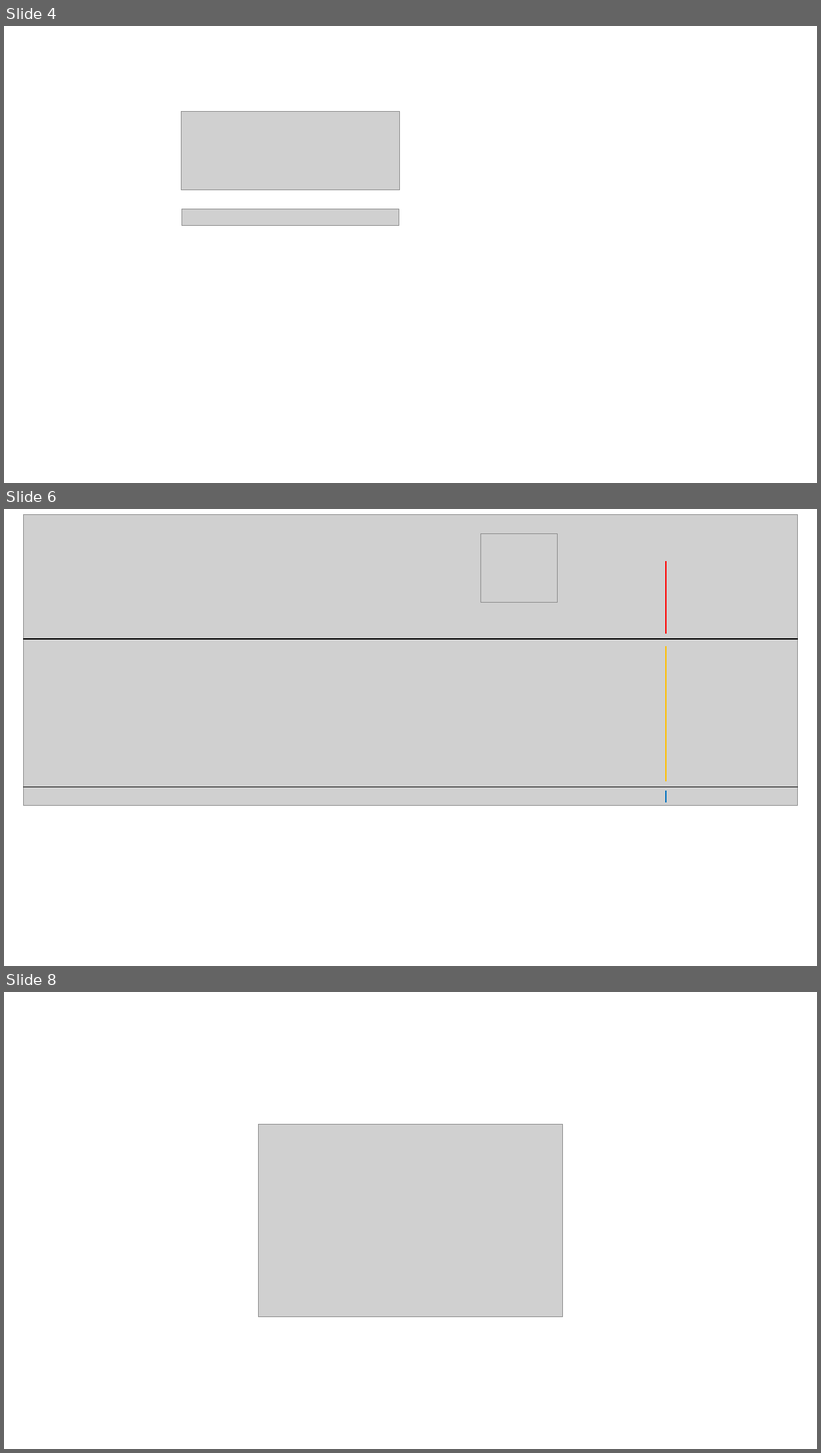
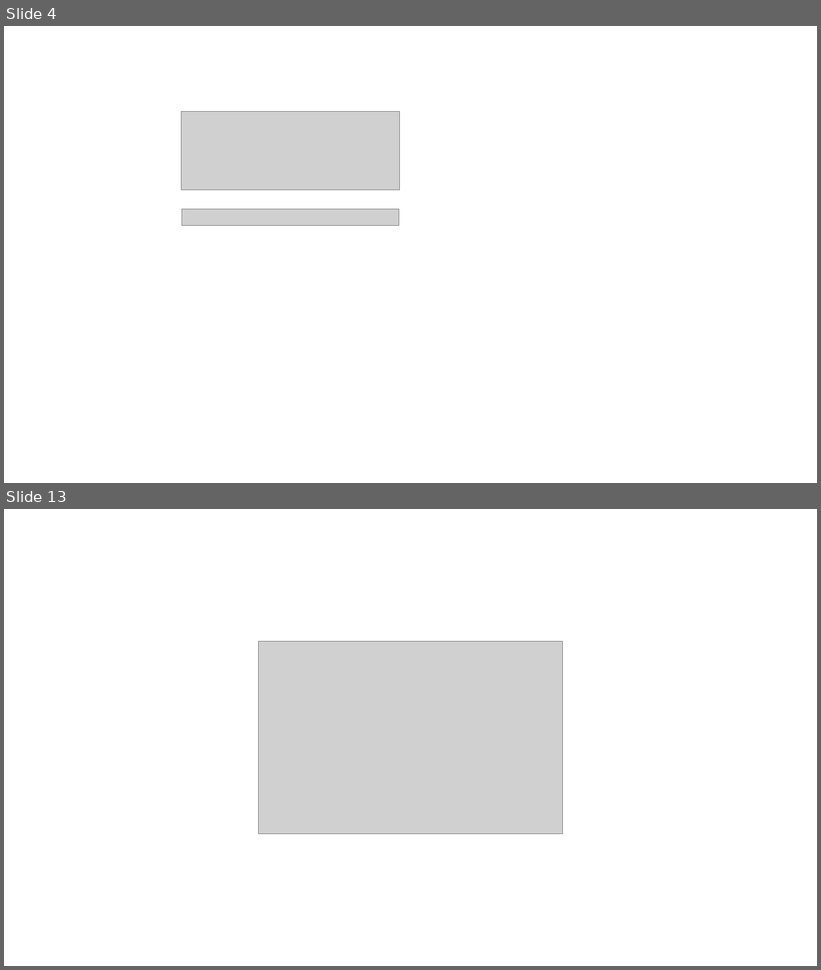
Before and after one commit to keun-hong/keun-hong.github.io, a slide deck: images/00_post_prep/ppt_230907.pptx. Shown one above the other, each under a label of ours: slides 4, 6 and 8 before the commit, slides 4 and 13 after it; the slides between them are not shown. The pictures are 821x1453 and 821x970 pixels, drawn with LibreOffice and Linux fonts; fonts in the diff are those of the drawing; grey boxes stand for pictures. Boxes give left, top, right and bottom in pixels: in the first picture for what was removed or moved away, otherwise in the second. Text is boxed around its words. In the diff, an @@ line names an element or a change of style, - is before the commit and + after.

```diff
--- a/images/00_post_prep/ppt_230907.pptx
+++ b/images/00_post_prep/ppt_230907.pptx
@@ slide 6 removed at (4,509,817,966), background #FFFFFF @@
@@ picture removed at (24,514,798,805) @@
@@ picture removed at (481,534,557,602) @@
@@ line removed from (667, 561) to (667, 634) @@
@@ line removed from (798, 639) to (24, 639) @@
@@ line removed from (667, 646) to (667, 782) @@
@@ line removed from (798, 787) to (24, 787) @@
@@ line removed from (667, 791) to (667, 803) @@
@@ what was slide 8 is now slide 13 @@
```
Also in this commit, not shown: 1 slide changed, 7 slides added, 1 other slide removed, 16 other files.
